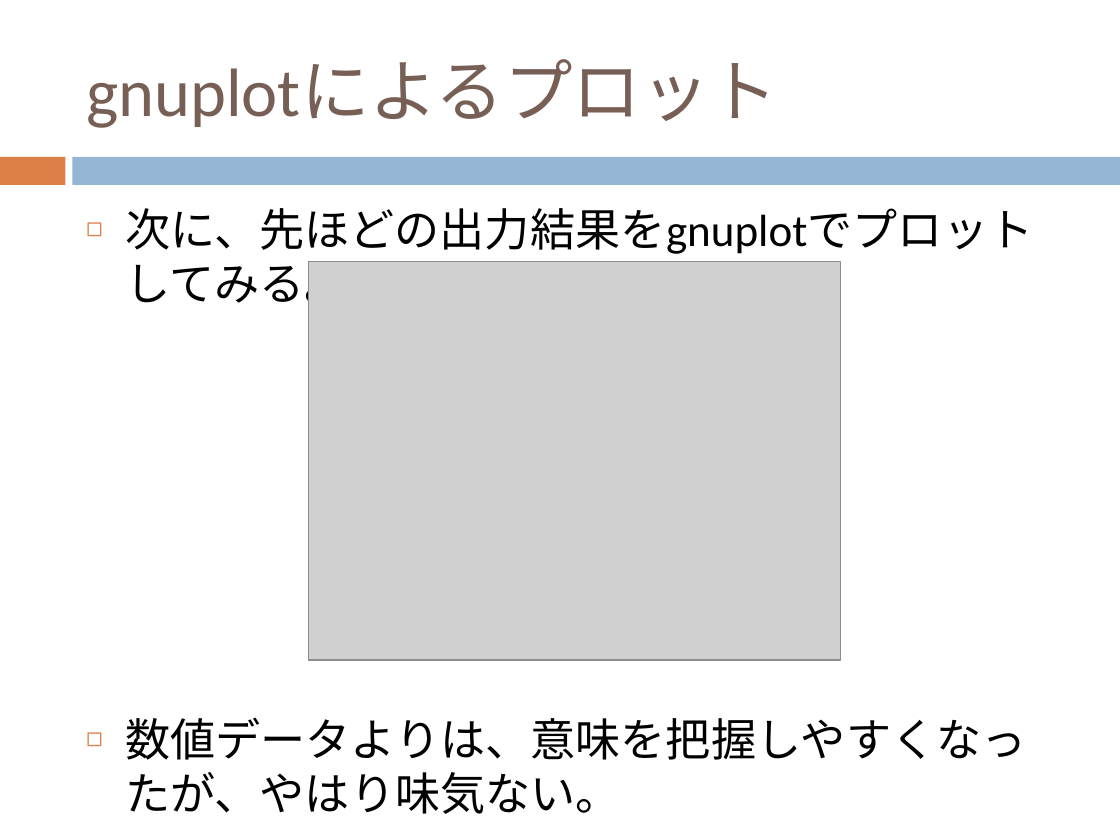
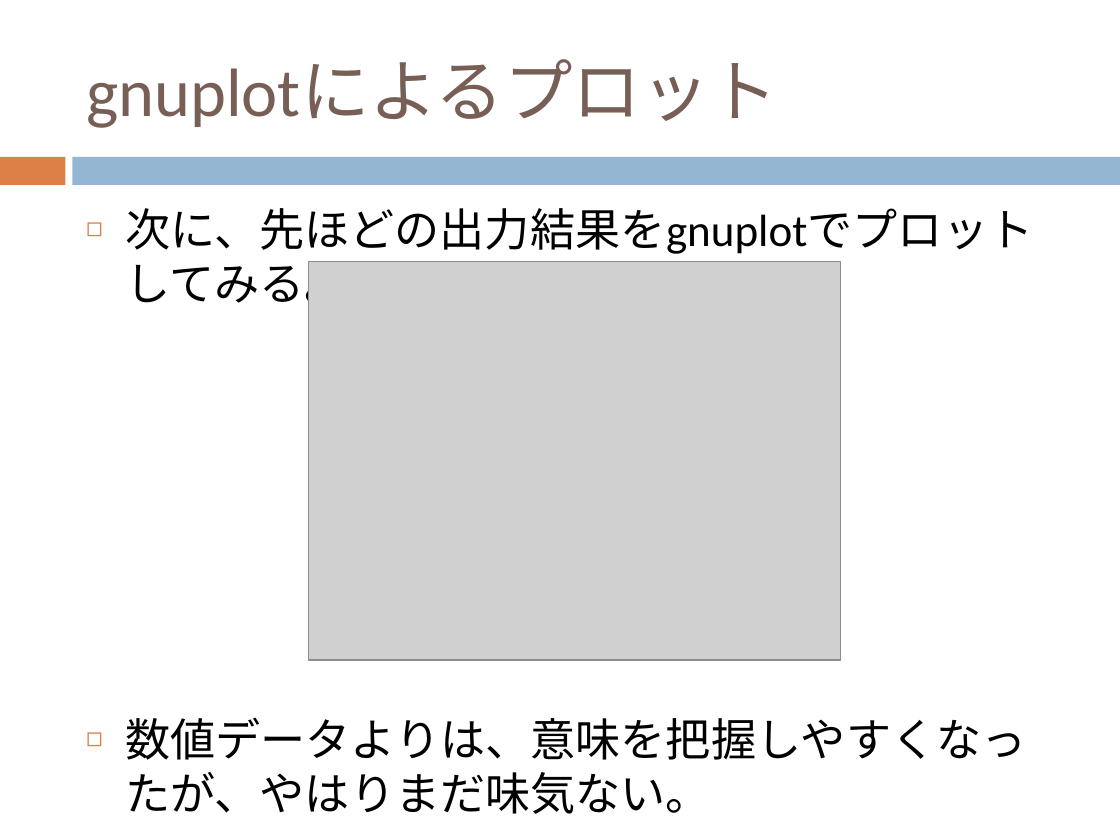
Before and after one commit to dc1394/fukui_sono3, a slide deck: slide 5 of 福井技術者の集い その3 発表資料スライド.pptx. Drawn at 1120x840 pixels with LibreOffice and Linux fonts; fonts in the diff are those of the drawing; grey boxes stand for pictures. Boxes give left, top, right and bottom in pixels: in the first picture for what was removed or moved away, otherwise in the second. Text is boxed around its words. In the diff, an @@ line names an element or a change of style, - is before the commit and + after.

```diff
--- a/福井技術者の集い その3 発表資料スライド.pptx
+++ b/福井技術者の集い その3 発表資料スライド.pptx
@@ text at [125, 717, 1026, 814]: text changed @@
-◻ 数値データよりは、意味を把握しやすくなったが、やはり味気ない。
+◻ 数値データよりは、意味を把握しやすくなったが、やはりまだ味気ない。
```
Also in this commit, not shown: 1 slide added.
